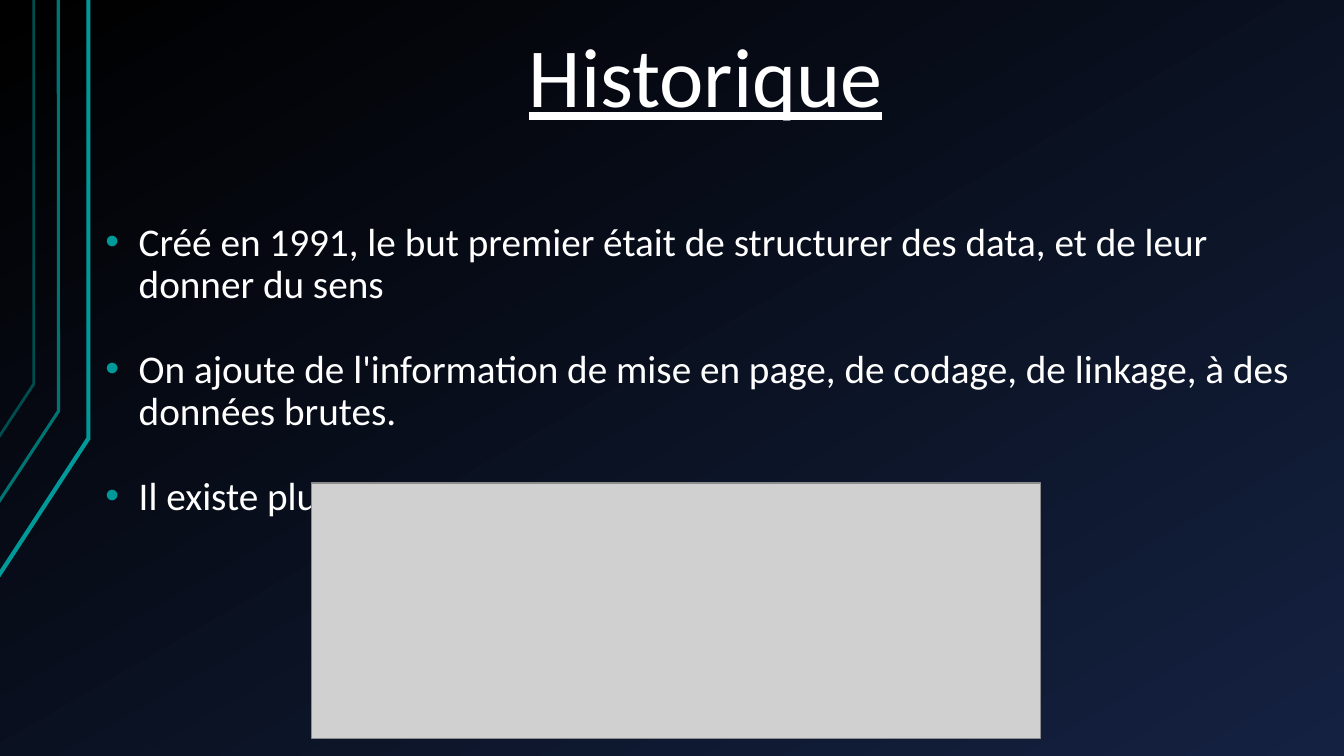
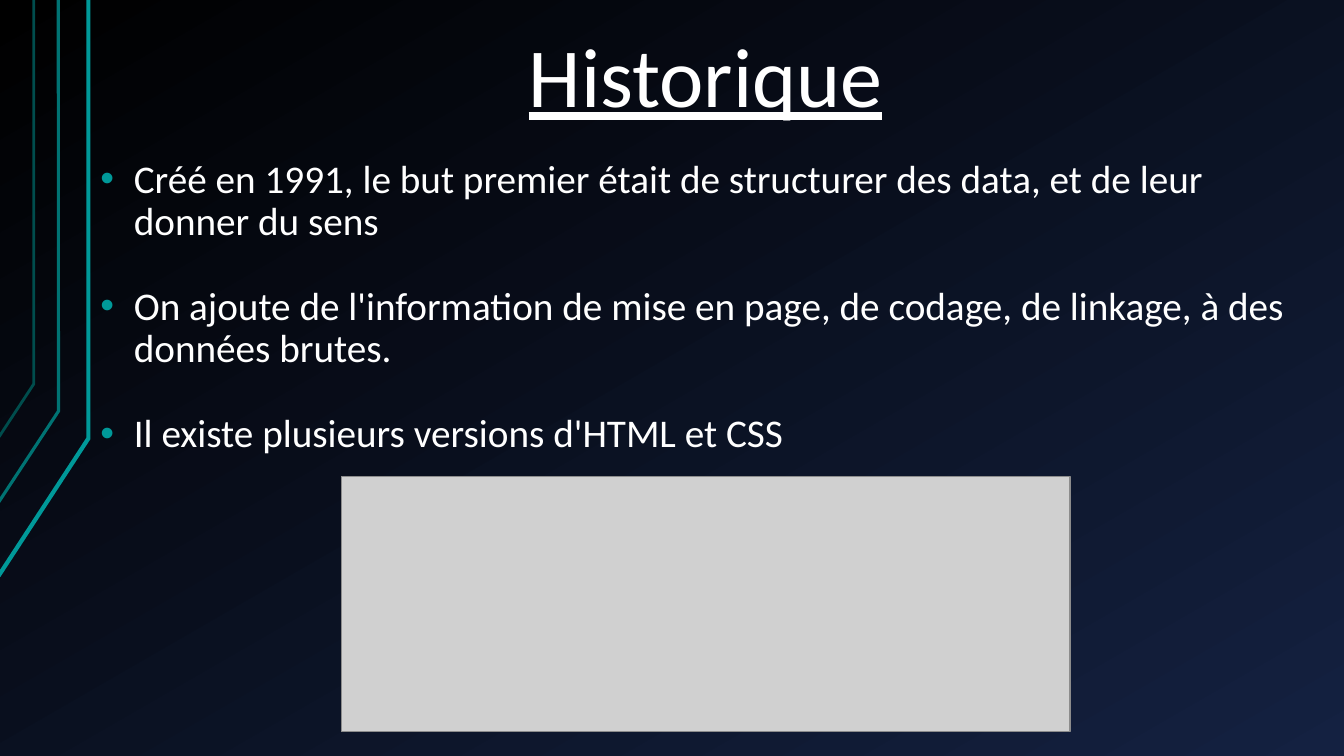
Before and after one commit to shyne99/formation-web, a slide deck: slide 5 of Seance 1 HTML CSS PHP.ppt. Drawn at 1344x756 pixels with LibreOffice and Linux fonts; fonts in the diff are those of the drawing; grey boxes stand for pictures. Boxes give left, top, right and bottom in pixels: in the first picture for what was removed or moved away, otherwise in the second. Text is boxed around its words. In the diff, an @@ line names an element or a change of style, - is before the commit and + after.

```diff
--- a/Seance 1 HTML CSS PHP.ppt
+++ b/Seance 1 HTML CSS PHP.ppt
@@ background gradient #000000 to #142141 to gradient #142141 to #000000 @@
@@ text "Créé en 1991, le but ...": place and size @@
-text "Créé en 1991, le but ..." at box(139, 228, 1288, 520)
+text "Créé en 1991, le but ..." at box(134, 165, 1283, 454)
@@ picture: place and size @@
-picture at box(312, 483, 1041, 738)
+picture at box(341, 477, 1070, 732)
```
Also in this commit, not shown: 18 other slides changed, 2 slides added, 2 slides removed, 2 other files.
